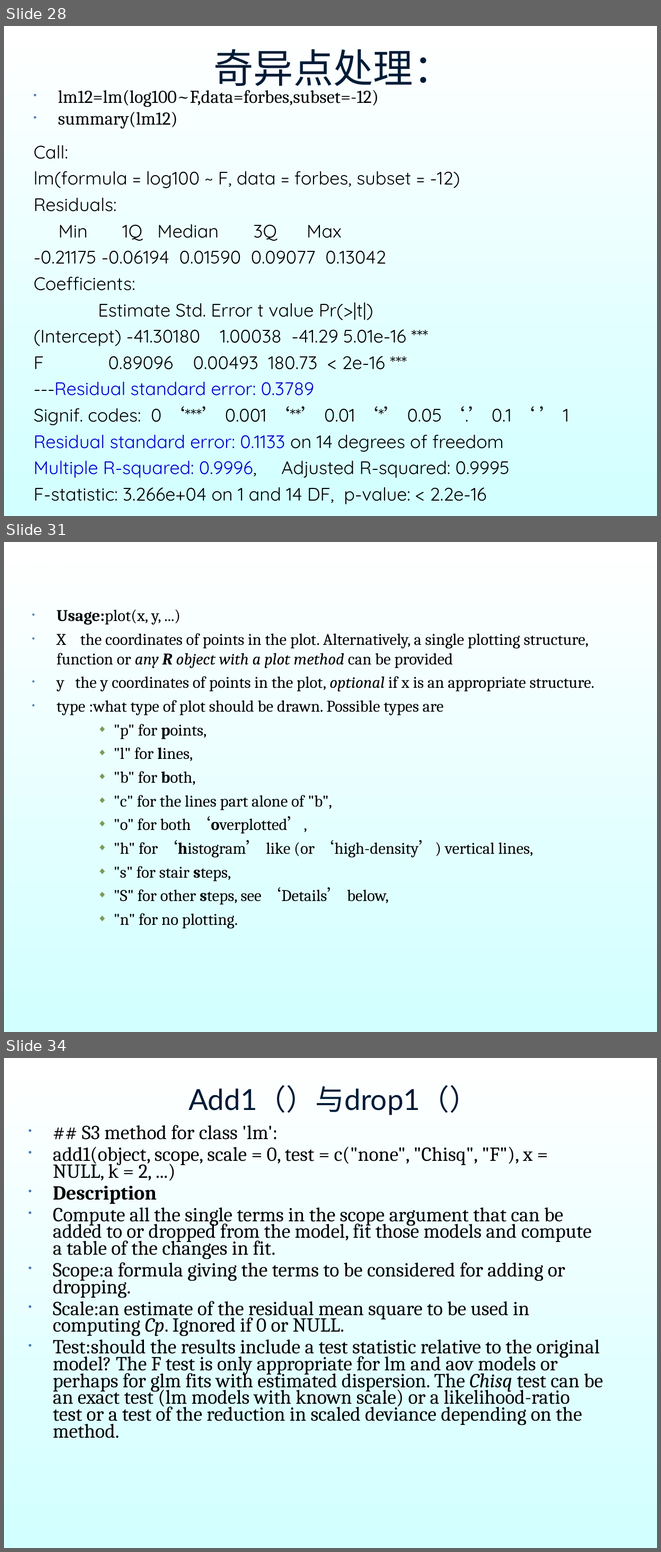
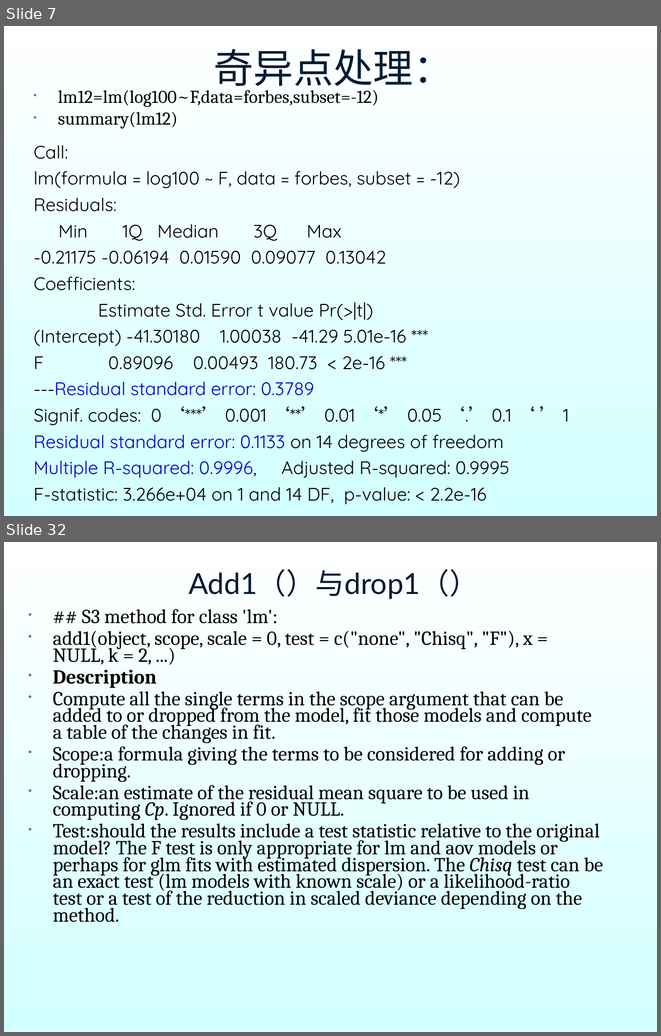
Before and after one commit to shfkuang/shfkuang.github.io, a slide deck: sc2019/scch62.ppt. Shown one above the other, each under a label of ours: slides 28, 31 and 34 before the commit, slides 7 and 32 after it; the slides between them are not shown. The pictures are 661x1552 and 661x1036 pixels, drawn with LibreOffice and Linux fonts; fonts in the diff are those of the drawing; background and template pictures are left out. Boxes give left, top, right and bottom in pixels: in the first picture for what was removed or moved away, otherwise in the second. Text is boxed around its words. In the diff, an @@ line names an element or a change of style, - is before the commit and + after.

```diff
--- a/sc2019/scch62.ppt
+++ b/sc2019/scch62.ppt
@@ slide 31 removed at box(4, 542, 657, 1032), background gradient #FFFFFF to #D2FFFF @@
@@ text removed at box(5, 558, 126, 588) @@
-Plot():
@@ text removed at box(56, 609, 594, 928) @@
-• Usage:plot(x, y, ...)
-• X the coordinates of points in the plot. Alternatively, a single plotting structure, function or any R object with a plot method can be provided
-• y the y coordinates of points in the plot, optional if x is an appropriate structure.
-• type :what type of plot should be drawn. Possible types are
-    ◆ "p" for points,
-    ◆ "l" for lines,
-    ◆ "b" for both,
-    ◆ "c" for the lines part alone of "b",
-    ◆ "o" for both ‘overplotted’,
-    ◆ "h" for ‘histogram’ like (or ‘high-density’) vertical lines,
-    ◆ "s" for stair steps,
-    ◆ "S" for other steps, see ‘Details’ below,
-    ◆ "n" for no plotting.
@@ what was slide 28 is now slide 7 @@
@@ what was slide 34 is now slide 32 @@
```
Also in this commit, not shown: 2 slides changed, 1 slide added, 2 other slides removed, 2 other files.
